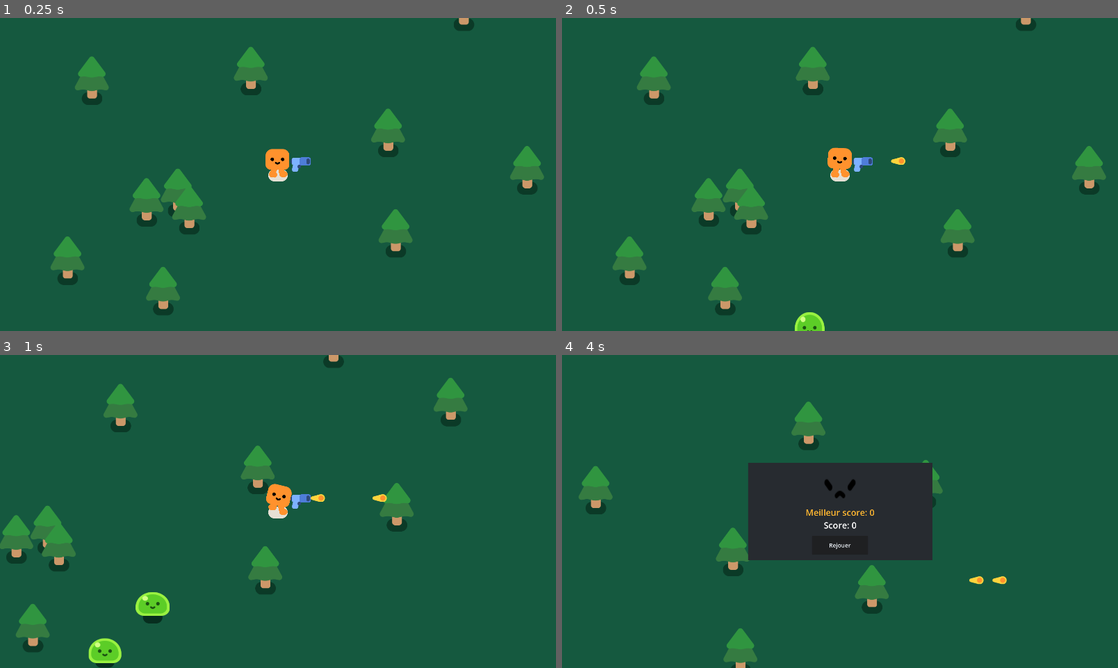
Above: before the commit, frames 1-4 (two rows, left to right).
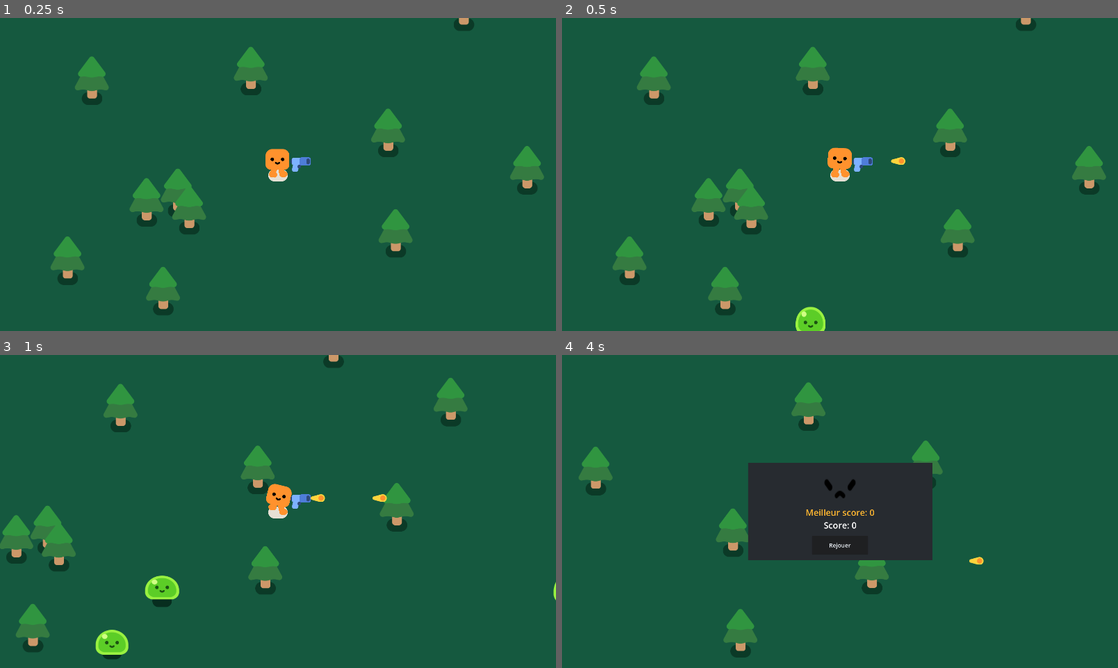
Above: after the commit, the same moments.

Repository: ava-hip/WIP-survivorgame
Game: Godot game, scene res://game.tscn
Same seed, same stepped clock (60 frames per second), same inputs: the game is played once before the commit and once after it.
Inputs:
- Up to frame 1 (0.25 s): no input
- Up to frame 2 (0.5 s): no input
- Up to frame 3 (1 s): hold D (move_right) from 0.53 s (still down)
- Up to frame 4 (4 s): release D (move_right) at 1.28 s; hold S (move_down) 1.28-2 s; click "Rejouer" at 2 s; hold D (move_right) 2.78-3.53 s; hold W (move_up) from 3.53 s (still down)

Frame 1 is identical in both runs. In frame 2, 0.2% of the frame differs, in the area x 41-48%, y 92-100%; in frame 3, 1.4%; in frame 4, 4.7%, in the area x 3-80%, y 8-100%.

Commit message:
feat : musique loop + dégâts de balles progressifs

Diff:
--- a/game.tscn
+++ b/game.tscn
@@ -82,6 +82,7 @@
 autostart = true
 
 [node name="MusicBG" type="AudioStreamPlayer" parent="."]
+process_mode = 3
 stream = ExtResource("4_5d867")
 volume_db = -20.0
 autoplay = true
--- a/scripts/mob.gd
+++ b/scripts/mob.gd
@@ -9,16 +9,21 @@
 
 func _physics_process(delta):
 	var direction = global_position.direction_to(player.global_position)
-	velocity = direction * 500
+	velocity = direction * 600
 	move_and_slide()
 
+func take_damage():
+	%Slime.play_hurt()
+
+	if GameoverInterface.score < 15:
+		health -= 1
+	elif GameoverInterface.score > 15 && GameoverInterface.score < 50:
+		health -= 2
+	else:
+		health -= 3
 
 
-func take_damage():
-	health -= 1
-	%Slime.play_hurt()
-
-	if health == 0 :
+	if health <= 0 :
 		GameoverInterface.score += 1
 		print(score)
 		queue_free()
Not shown, added: export_presets.cfg
Not shown, added: exports/survivor/survivor.apple-touch-icon.png.import
Not shown, added: exports/survivor/survivor.icon.png.import
Not shown, added: exports/survivor/survivor.png.import
Not shown, added: exports/survivor.zip
Not shown, added: exports/survivor/index.html
Not shown, added: exports/survivor/survivor.audio.worklet.js
Not shown, added: exports/survivor/survivor.js
Not shown, added: exports/survivor/survivor.pck
Not shown, added: exports/survivor/survivor.png
Not shown, added: exports/survivor/survivor.wasm
Not shown, added: exports/survivor/survivor.worker.js
